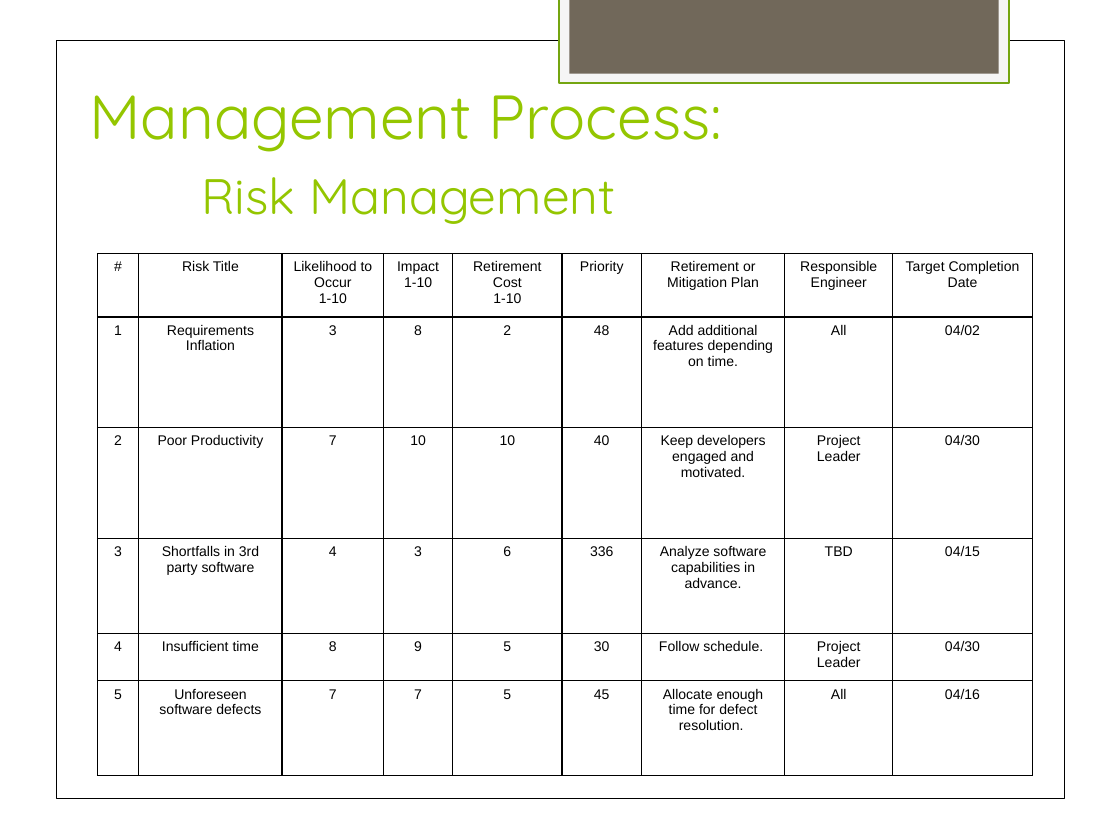
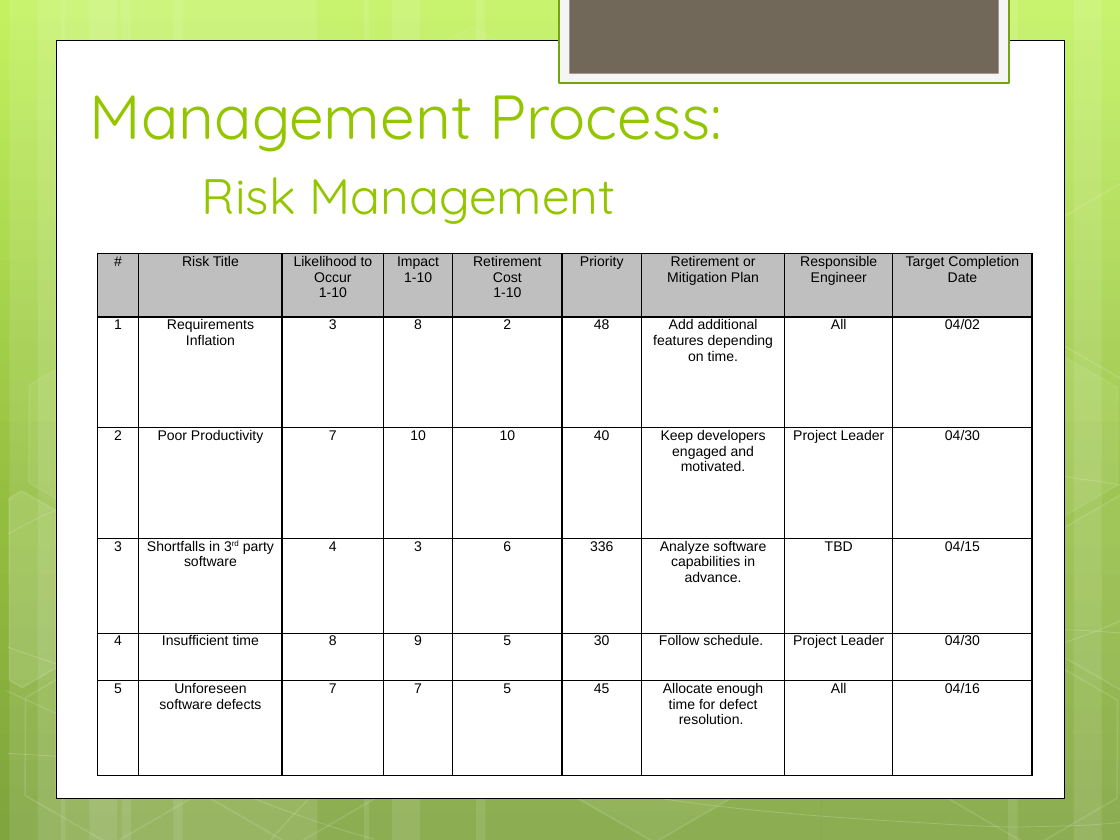
Before and after one commit to hiyenwong/cs679-b1-class-project, a slide deck: slide 8 of deliverables/final/Final Presentation.pptx. Drawn at 1120x840 pixels with LibreOffice and Linux fonts; fonts in the diff are those of the drawing. Boxes give left, top, right and bottom in pixels: in the first picture for what was removed or moved away, otherwise in the second. Text is boxed around its words. In the diff, an @@ line names an element or a change of style, - is before the commit and + after.

```diff
--- a/deliverables/final/Final Presentation.pptx
+++ b/deliverables/final/Final Presentation.pptx
@@ background #FFFFFF to gradient #C3F35F to #93BF3F to #81A53E @@
@@ fill #FFFFFF to #FFFFFF at 10% opacity in 8 elements at bbox=[174, 0, 370, 840], bbox=[62, 0, 118, 840], bbox=[90, 0, 183, 840], bbox=[476, 0, 821, 840], bbox=[364, 0, 420, 840], bbox=[392, 0, 485, 840], bbox=[9, 0, 65, 840], bbox=[37, 0, 130, 840] @@
@@ rectangle removed at bbox=[430, 2, 626, 172] @@
@@ rectangle at bbox=[56, 40, 1064, 797]: outline #000000 0.51 pt to #000000 0.5 pt @@
@@ group added at bbox=[0, 0, 1120, 840]: 8 freeform shapes, 8 hexagons, 4 rectangles @@
@@ rectangle removed at bbox=[1080, 159, 1120, 329] @@
@@ table at bbox=[97, 254, 1034, 776] @@
@@ fill none to #BFBFBF in row 1 @@
@@ now superscript in "3rd" @@
@@ borders changed @@
@@ rectangle removed at bbox=[990, 314, 1120, 484] @@
@@ rectangle removed at bbox=[8, 424, 1120, 533] @@
@@ rectangle removed at bbox=[899, 470, 1095, 641] @@
@@ rectangle removed at bbox=[1080, 470, 1120, 641] @@
@@ rectangle removed at bbox=[16, 487, 170, 657] @@
@@ rectangle removed at bbox=[8, 617, 1120, 762] @@
@@ rectangle removed at bbox=[271, 628, 1120, 839] @@
@@ rectangle removed at bbox=[990, 626, 1120, 796] @@
@@ rectangle removed at bbox=[8, 647, 1120, 829] @@
@@ rectangle removed at bbox=[7, 691, 375, 839] @@
```
Also in this commit, not shown: 27 other slides changed, 2 slides added.
